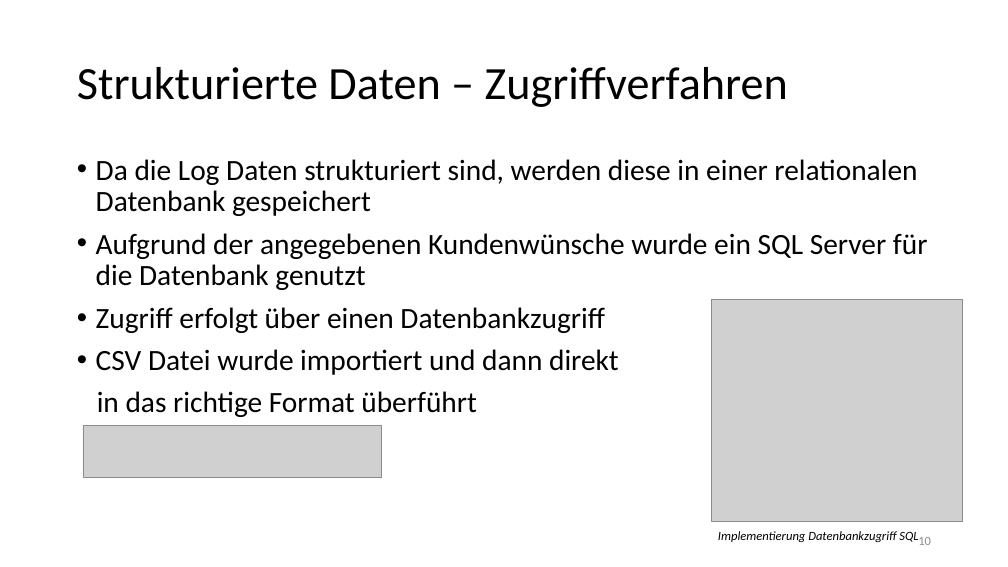
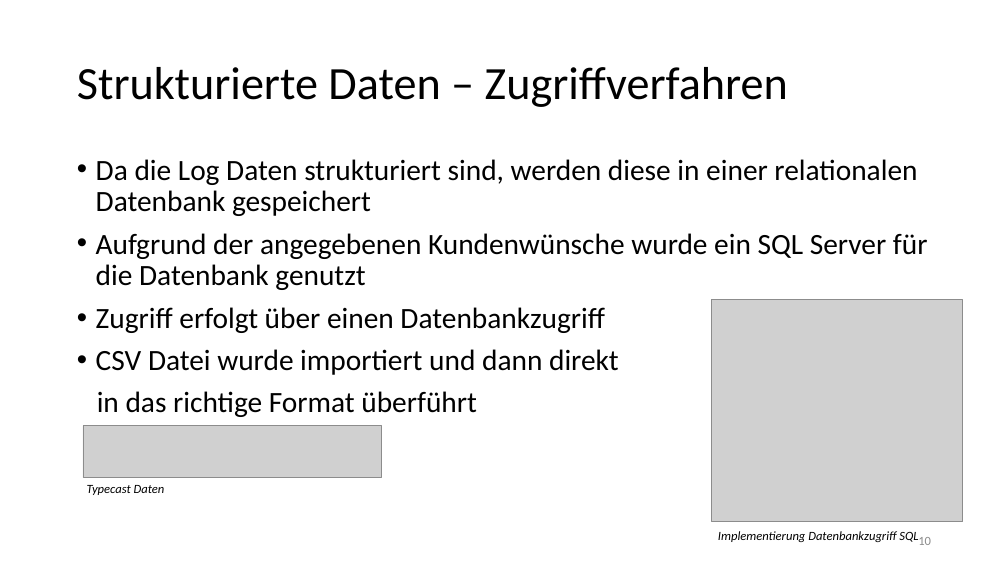
Before and after one commit to Flitschi7/big-data-management, a slide deck: slide 10 of Organisational/Dokumentation HHZ Rocket Project.pptx. Drawn at 1008x567 pixels with LibreOffice and Linux fonts; fonts in the diff are those of the drawing; grey boxes stand for pictures. Boxes give left, top, right and bottom in pixels: in the first picture for what was removed or moved away, otherwise in the second. Text is boxed around its words. In the diff, an @@ line names an element or a change of style, - is before the commit and + after.

```diff
--- a/Organisational/Dokumentation HHZ Rocket Project.pptx
+++ b/Organisational/Dokumentation HHZ Rocket Project.pptx
@@ text added at [87, 485, 165, 495], 12 pt, text #000000, italic @@
+Typecast Daten
```
Also in this commit, not shown: 14 other slides changed.
